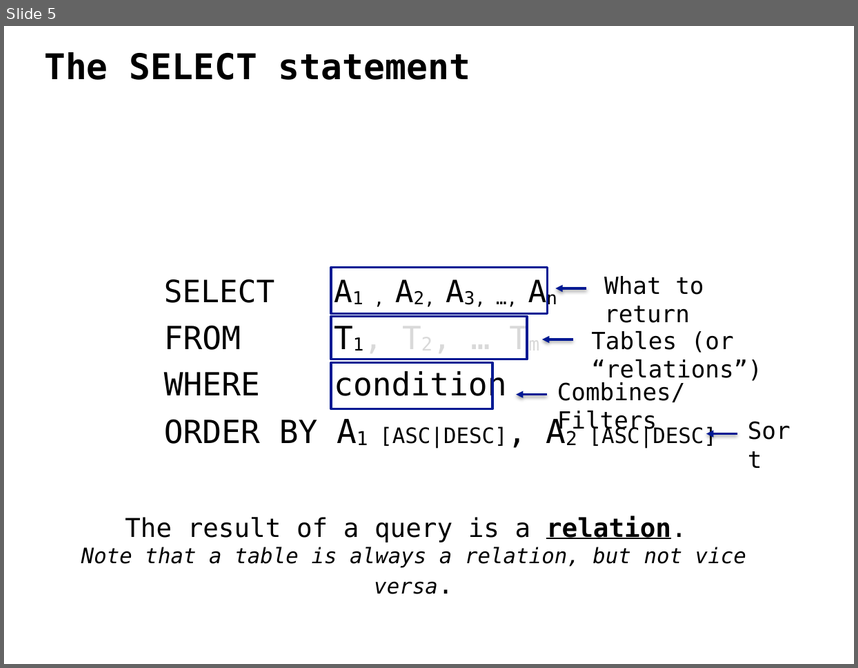
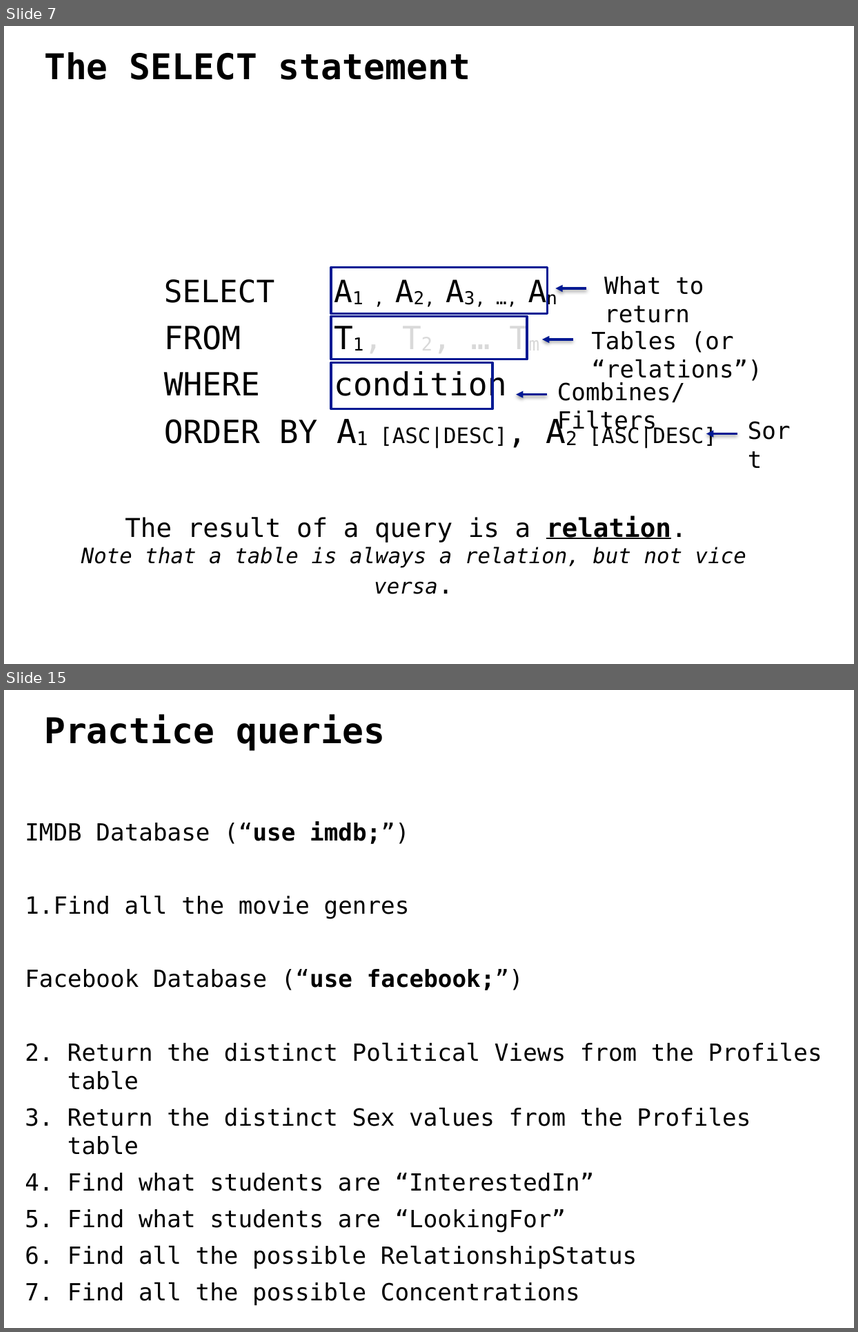
Before and after one commit to ipeirotis/dealing_with_data, a slide deck: 3-SQL/C-SQL.pptx. Shown one above the other, each under a label of ours: slide 5 before the commit, slides 7 and 15 after it; the slides between them are not shown. The pictures are 858x668 and 858x1332 pixels, drawn with LibreOffice and Linux fonts; fonts in the diff are those of the drawing. Boxes give left, top, right and bottom in pixels: in the first picture for what was removed or moved away, otherwise in the second. Text is boxed around its words. In the diff, an @@ line names an element or a change of style, - is before the commit and + after.

```diff
--- a/3-SQL/C-SQL.pptx
+++ b/3-SQL/C-SQL.pptx
@@ slide 15 added at box(4, 690, 854, 1328), background #FFFFFF @@
@@ text added at box(44, 715, 385, 751), 30 pt, text #000000, bold @@
+Practice queries
@@ text added at box(25, 822, 822, 1268), 20 pt, text #000000 @@
+IMDB Database (“use imdb;”)
+1. Find all the movie genres
+Facebook Database (“use facebook;”)
+1. Return the distinct Political Views from the Profiles table
+2. Return the distinct Sex values from the Profiles table
+3. Find what students are “InterestedIn”
+4. Find what students are “LookingFor”
+5. Find all the possible RelationshipStatus
+6. Find all the possible Concentrations
@@ what was slide 5 is now slide 7 @@
```
Also in this commit, not shown: 9 slides changed, 11 other slides added, 1 slide removed.
